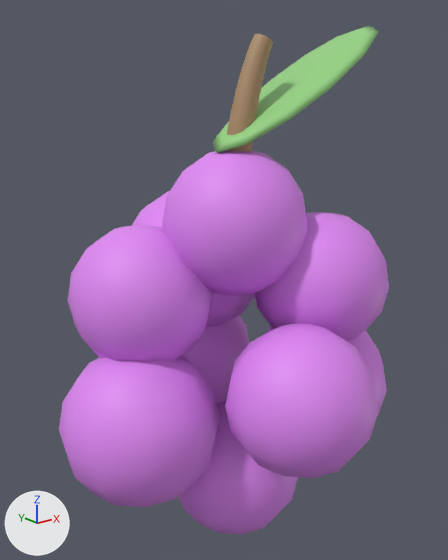
The FBX model assets/models/tools/PrismBerry.fbx as it was, and as the next commit left it.
Before and after are seen from a camera (50 mm lens) standing at (-0.951, -1.143, 1.298) and looking at (-0.007, 0.036, 0.826). Arrows for +X, +Y and +Z are at lower left; the lights stay in place. The picture after the commit comes second. Where no turn or scale is listed for an object, it has been applied to the vertices.

In view in the first picture: 'Body', 'Body.001', 'Body.002', 'Body.003', 'Body.004', 'Body.005', 'Body.006', 'Body.007', 'Handle', 'Leaf', 'Twig'.
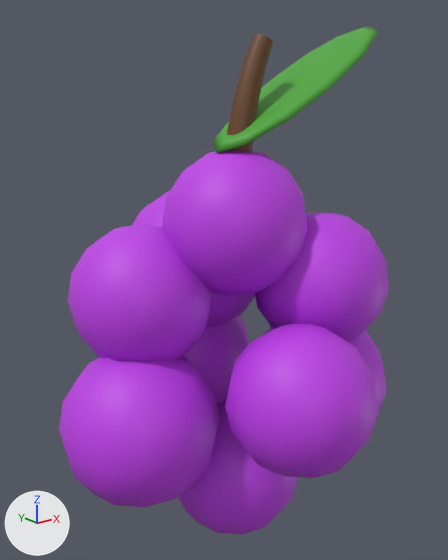
Pixel boxes (x1, y1, x2, y2) of what changed, in the pictures (448 x 560 px):
'Body', recoloured: (59, 356, 220, 507) in both
'Body.003', recoloured: (225, 323, 378, 478) in both
'Body.006', recoloured: (162, 150, 307, 296) in both
'Body.004', recoloured: (68, 225, 213, 361) in both
'Body.005', recoloured: (255, 212, 389, 341) in both
'Handle', recoloured: (178, 400, 298, 534) in both
'Leaf', recoloured (darker): (213, 26, 379, 153) in both
'Body.002', recoloured: (182, 316, 249, 404) in both
'Twig', recoloured (darker): (227, 34, 273, 152) in both
'Body.007', recoloured: (132, 191, 255, 327) in both
'Body.001', recoloured: (265, 326, 387, 416) in both

The change, as a diff of the scene's bpy script:
```diff
--- a/assets/models/tools/PrismBerry.fbx.py
+++ b/assets/models/tools/PrismBerry.fbx.py
@@ mat_body @@
 mat_body = principled_material('Body')
-mat_body.base_color = (0.753, 0.251, 0.91)  # purple #e189f5
+mat_body.base_color = (0.527, 0.0513, 0.807)  # purple #c040e8
 mat_body.roughness = 0.55
@@ mat_twig @@
 mat_twig = principled_material('Twig')
-mat_twig.base_color = (0.42, 0.267, 0.141)  # brown #ad8d69
+mat_twig.base_color = (0.147, 0.0578, 0.0176)  # brown #6b4424
 mat_twig.roughness = 0.55
@@ mat_leaf @@
 mat_leaf = principled_material('Leaf')
-mat_leaf.base_color = (0.306, 0.659, 0.227)  # green #96d483
+mat_leaf.base_color = (0.0762, 0.392, 0.0423)  # green #4ea83a
 mat_leaf.roughness = 0.55
```
